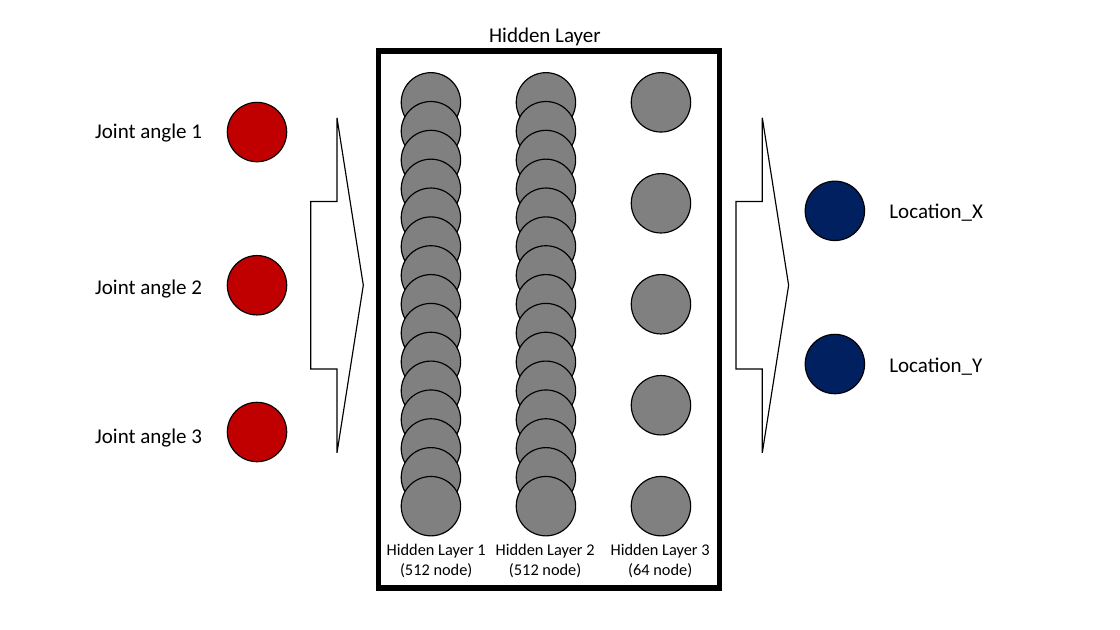
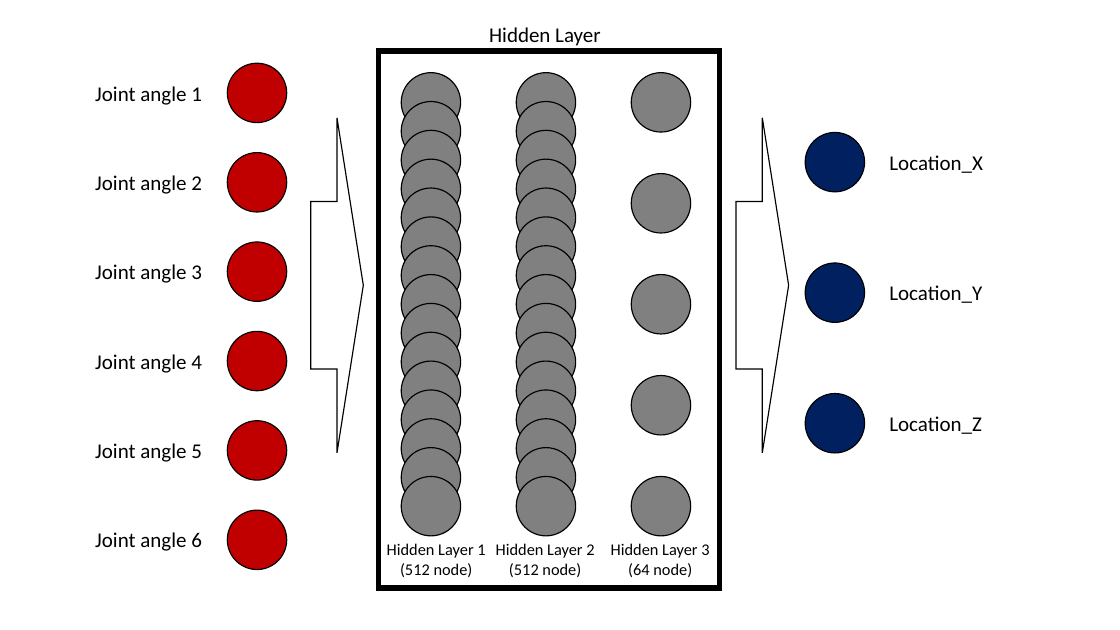
Before and after one commit to J-Mook/Kinematic-Multilayer-Perceptrons, a slide deck: slide 1 of IEIE_paper/프레젠테이션1.pptx. Drawn at 1120x630 pixels with LibreOffice and Linux fonts; fonts in the diff are those of the drawing. Boxes give left, top, right and bottom in pixels: in the first picture for what was removed or moved away, otherwise in the second. Text is boxed around its words. In the diff, an @@ line names an element or a change of style, - is before the commit and + after.

```diff
--- a/IEIE_paper/프레젠테이션1.pptx
+++ b/IEIE_paper/프레젠테이션1.pptx
@@ text "Joint angle 1": place and size @@
-text "Joint angle 1" at [95,123,202,142]
+text "Joint angle 1" at [95,86,202,105]
@@ ellipse: place and size @@
-ellipse at [228,103,287,162]
+ellipse at [228,63,287,123]
@@ ellipse: place and size @@
-ellipse at [806,181,865,241]
+ellipse at [806,133,865,192]
@@ text "Location_X": place and size @@
-text "Location_X" at [889,203,983,221]
+text "Location_X" at [889,155,983,173]
@@ text "Joint angle 2": place and size @@
-text "Joint angle 2" at [95,279,202,298]
+text "Joint angle 2" at [95,175,202,194]
@@ ellipse: place and size @@
-ellipse at [228,255,287,315]
+ellipse at [228,153,287,213]
@@ text "Joint angle 3": place and size @@
-text "Joint angle 3" at [95,428,202,447]
+text "Joint angle 3" at [95,264,202,283]
@@ ellipse: place and size @@
-ellipse at [228,402,287,462]
+ellipse at [228,242,287,302]
@@ ellipse: place and size @@
-ellipse at [806,334,865,394]
+ellipse at [806,263,865,323]
@@ text "Location_Y": place and size @@
-text "Location_Y" at [889,357,982,375]
+text "Location_Y" at [889,285,982,303]
@@ text added at [95,354,202,373], 18 pt, text #000000 @@
+Joint angle 4
@@ ellipse added at [228,331,287,391], fill #C00000, outline #000000 1 pt @@
@@ ellipse added at [806,393,865,453], fill #002060, outline #000000 1 pt @@
@@ text added at [889,416,982,434], 18 pt, text #000000 @@
+Location_Z
@@ text added at [95,443,202,462], 18 pt, text #000000 @@
+Joint angle 5
@@ ellipse added at [228,421,287,481], fill #C00000, outline #000000 1 pt @@
@@ text added at [95,532,202,551], 18 pt, text #000000 @@
+Joint angle 6
@@ ellipse added at [228,510,287,570], fill #C00000, outline #000000 1 pt @@
```
Also in this commit, not shown: 17 other files.
